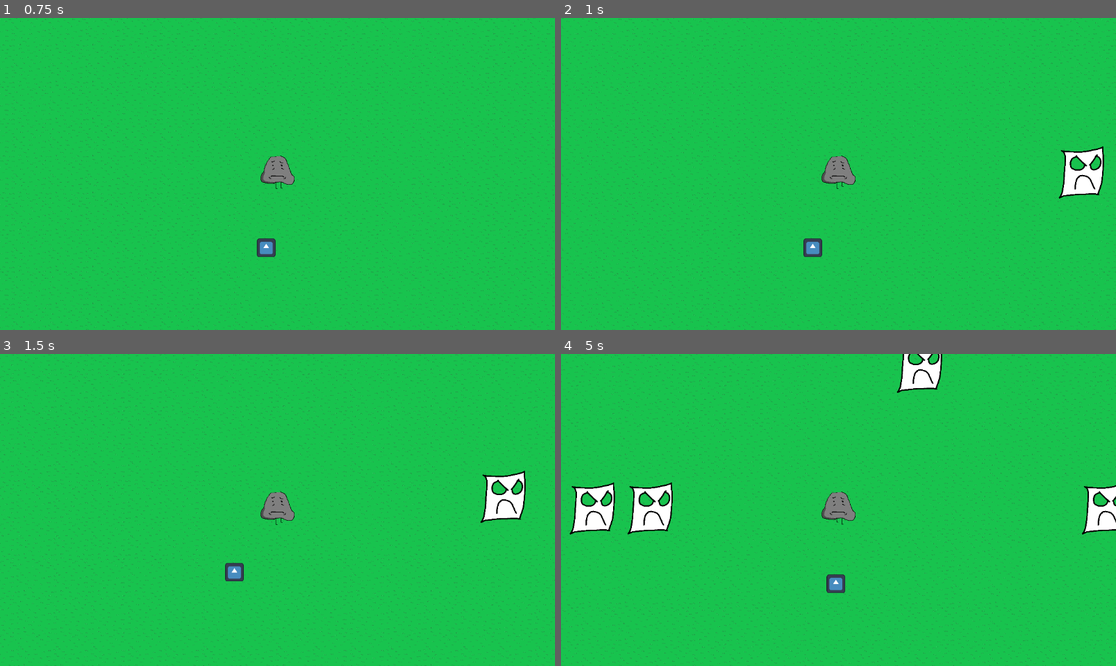
Above: before the commit, frames 1-4 (two rows, left to right).
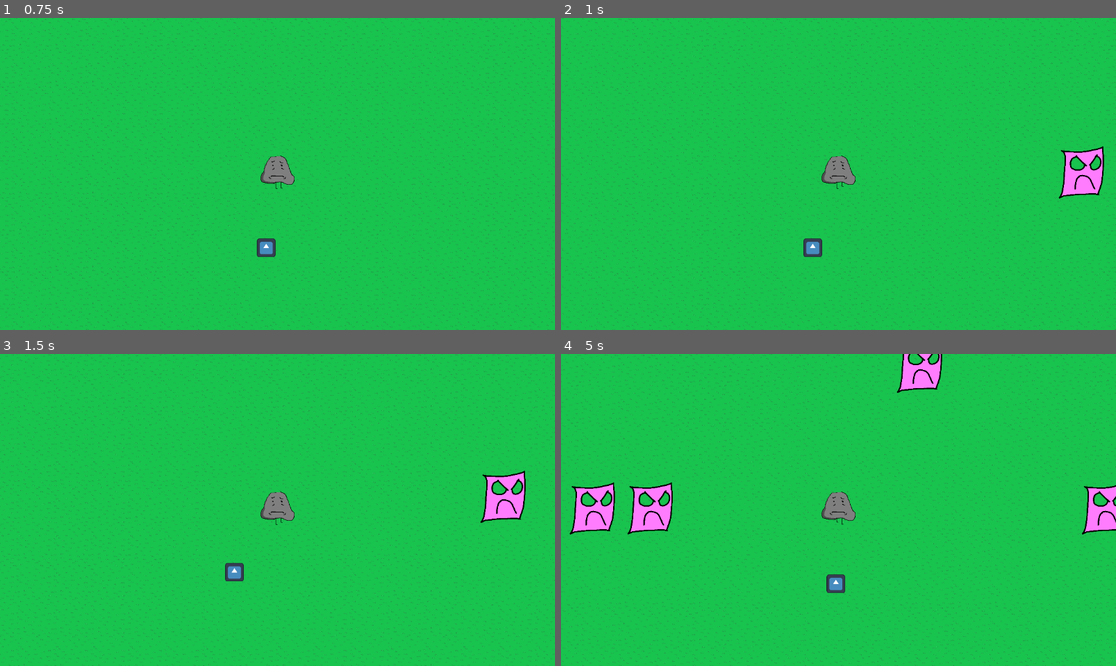
Above: after the commit, the same moments.

Repository: Groidling/Tiny-Game-RPS
Game: Godot game, scene res://Main/Main.tscn
Same seed, same stepped clock (60 frames per second), same inputs: the game is played once before the commit and once after it. The engine's default icon, where the game draws it, is replaced by a stand-in: a white triangle on a blue panel in a dark square.
Inputs:
- Up to frame 1 (0.75 s): tap Enter at 0.5 s; hold Right (right) from 0.53 s (still down)
- Up to frame 2 (1 s): keep holding Right (right)
- Up to frame 3 (1.5 s): release Right (right) at 1.28 s; hold Down (down) from 1.28 s (still down)
- Up to frame 4 (5 s): release Down (down) at 2.03 s; hold Right (right) 2.03-2.78 s; hold Up (up) 2.78-3.53 s; hold Left (left) from 3.53 s (still down)

Frame 1 is identical in both runs. In frame 2, 0.7% of the frame differs, in the area x 90-98%, y 41-58%; in frame 3, 0.7%; in frame 4, 2.6%, in the area x 2-100%, y 0-58%.

Commit message:
enemy script and color changes

Diff:
--- a/Enemies/Paper Enemy.tscn
+++ b/Enemies/Paper Enemy.tscn
@@ -1,13 +1,16 @@
-[gd_scene load_steps=3 format=3 uid="uid://dda2xd8oj03f2"]
+[gd_scene load_steps=4 format=3 uid="uid://dda2xd8oj03f2"]
 
+[ext_resource type="Script" uid="uid://bamqqrvfww46y" path="res://Enemies/paper_enemy.gd" id="1_aox6y"]
 [ext_resource type="Texture2D" uid="uid://bjohtlywjetx0" path="res://Enemies/Paper Enemies2.png" id="1_wpwxb"]
 
 [sub_resource type="RectangleShape2D" id="RectangleShape2D_wpwxb"]
 size = Vector2(226, 285)
 
 [node name="PaperEnemy" type="CharacterBody2D"]
+script = ExtResource("1_aox6y")
 
 [node name="Sprite2D" type="Sprite2D" parent="."]
+modulate = Color(1, 0.486275, 1, 1)
 texture = ExtResource("1_wpwxb")
 offset = Vector2(73, -7)
 
--- /dev/null
+++ b/Enemies/paper_enemy.gd
@@ -0,0 +1,9 @@
+extends CharacterBody2D
+
+var speed = 100
+
+func move_to_player():
+	print()
+	velocity = self.get_angle_to(self.get_parent().get_node("Rock").global_position) * speed
+func _physics_process(delta):
+	move_and_slide()
Not shown, added: Enemies/paper_enemy.gd.uid
